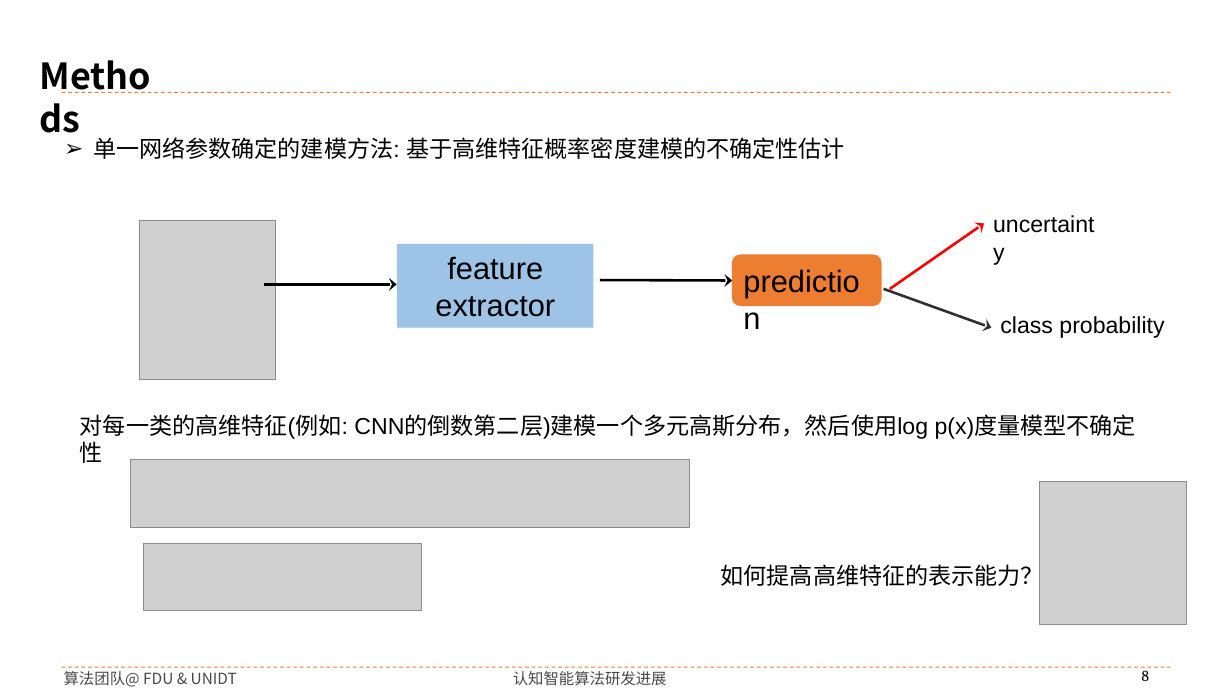
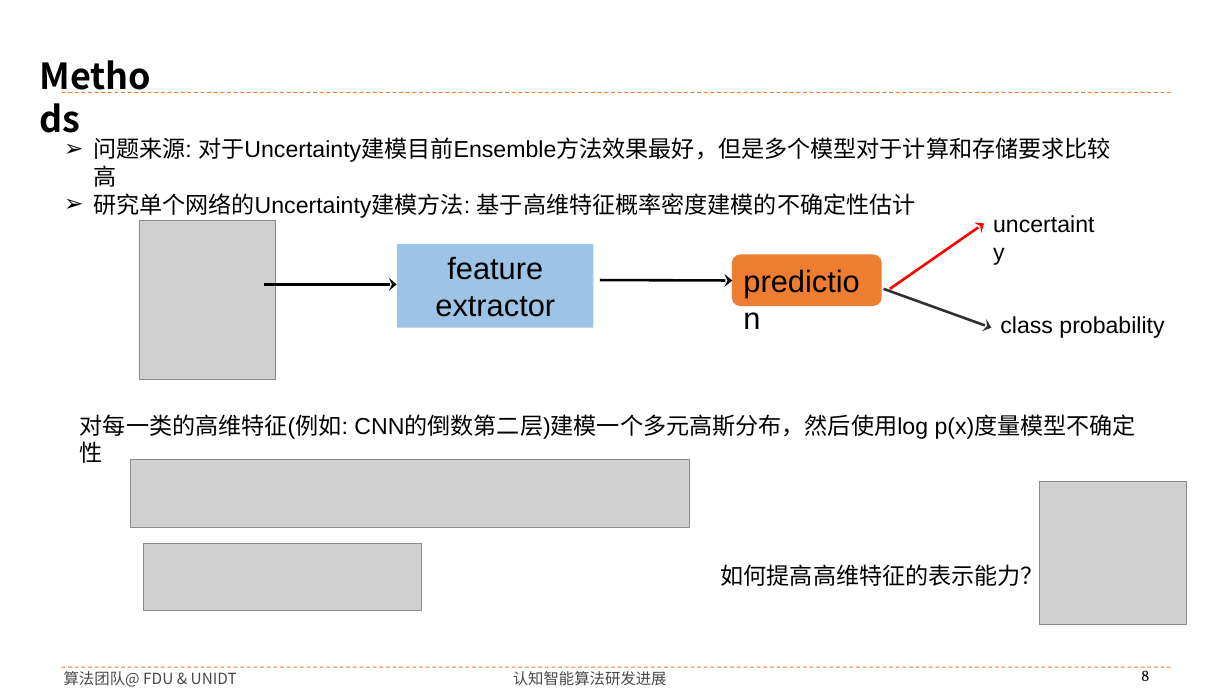
Before and after one commit to buyizhiyou/YYMUncertainty, a slide deck: slide 8 of pre/dum_pre.pptx. Drawn at 1232x693 pixels with LibreOffice and Linux fonts; fonts in the diff are those of the drawing; grey boxes stand for pictures; background and template pictures are left out. Boxes give left, top, right and bottom in pixels: in the first picture for what was removed or moved away, otherwise in the second. Text is boxed around its words. In the diff, an @@ line names an element or a change of style, - is before the commit and + after.

```diff
--- a/pre/dum_pre.pptx
+++ b/pre/dum_pre.pptx
@@ text at <box>93,137,1111,218</box>: text changed @@
-➢ 单一网络参数确定的建模方法: 基于高维特征概率密度建模的不确定性估计
+➢ 问题来源: 对于Uncertainty建模目前Ensemble方法效果最好，但是多个模型对于计算和存储要求比较高
+➢ 研究单个网络的Uncertainty建模方法: 基于高维特征概率密度建模的不确定性估计
```
Also in this commit, not shown: 5 other slides changed, 7 slides added, 2 slides removed, 14 other files.
